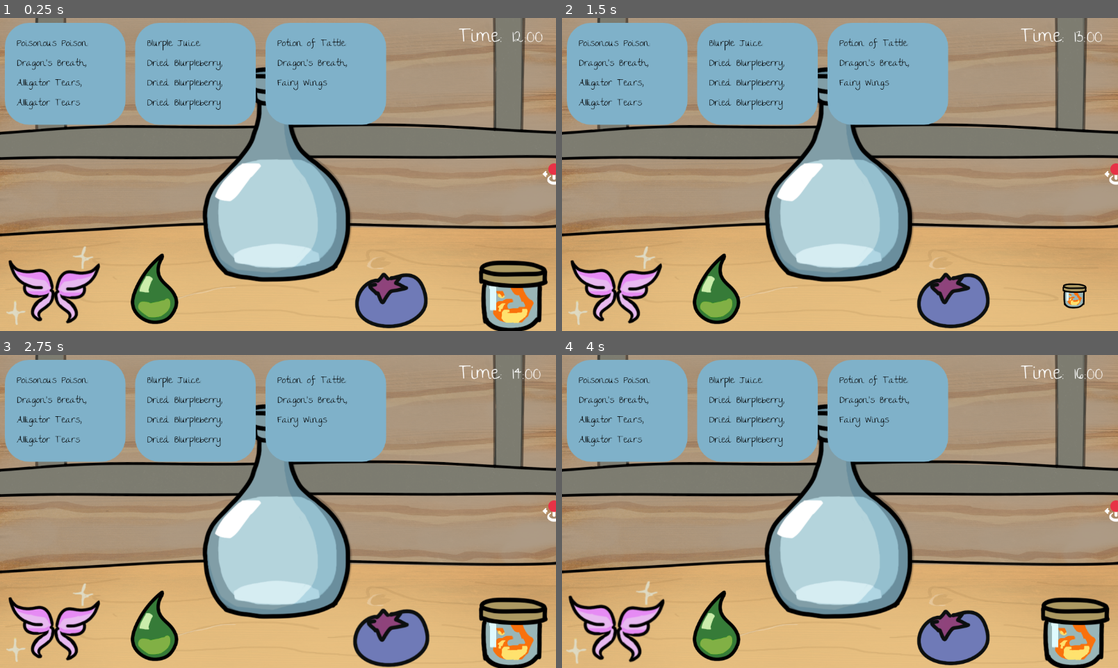
Above: before the commit, frames 1-4 (two rows, left to right).
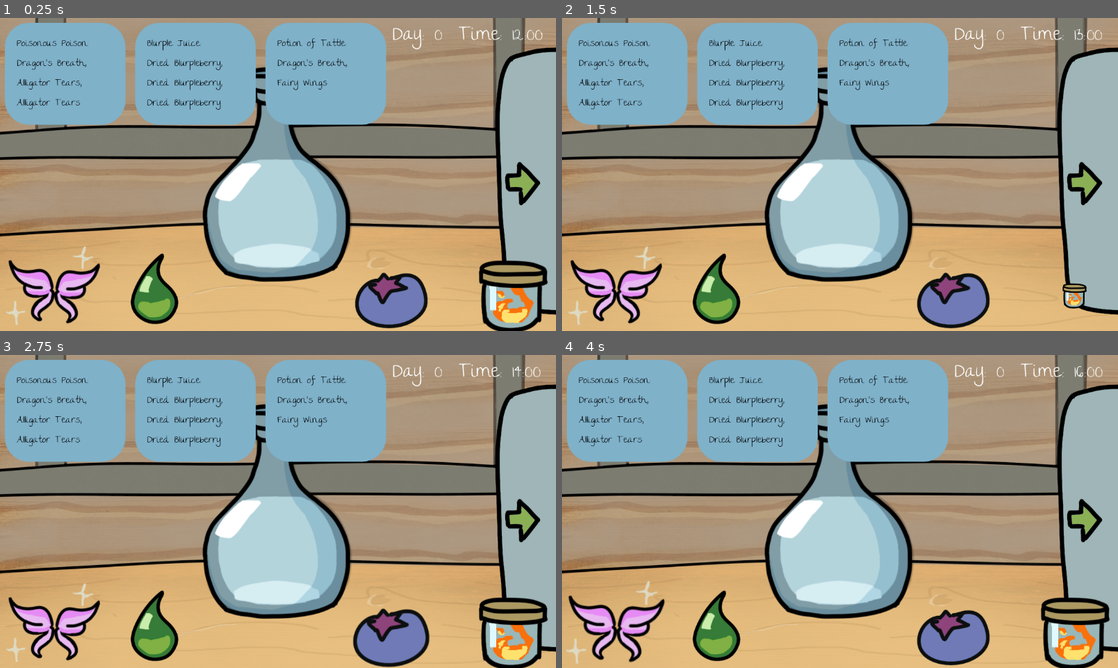
Above: after the commit, the same moments.

Repository: andreaTheCoder/MiniJam207Primal
Game: Godot game, scene res://scenes/shop.tscn
Same seed, same stepped clock (60 frames per second), same inputs: the game is played once before the commit and once after it.
Inputs (mouse positions are in pixels of both pictures, inside the frame that each line leads up to):
- Up to frame 1 (0.25 s): no input
- Up to frame 2 (1.5 s): tap Enter (ui_accept) at 0.5, 0.77, 1.25 s; move the mouse to (840, 212) at 0.52 s; press the mouse at (840, 212) at 0.53 s; move the mouse to (1073, 296) at 1.27 s; release the mouse at (1073, 296) at 1.28 s; click (1073, 296) at 1.35 s
- Up to frame 3 (2.75 s): tap Enter (ui_accept) at 1.52 s; move the mouse to (389, 630) at 2.02 s; press the mouse at (389, 630) at 2.03 s
- Up to frame 4 (4 s): tap Enter (ui_accept) at 2.75, 3.02, 3.5, 3.77 s; move the mouse to (717, 627) at 2.77 s; release the mouse at (717, 627) at 2.78 s; click (717, 627) at 2.85 s; move the mouse to (612, 624) at 3.52 s; press the mouse at (612, 624) at 3.53 s

The runs differ from the first frame. In frame 1, 7.7% of the frame differs, in the area x 70-100%, y 2-95%; in frame 2, 8.5%; in frame 3, 7.7%; in frame 4, 7.7%.

Commit message:
added tray and work on customer text system

Diff:
--- a/other/default.tres
+++ b/other/default.tres
@@ -13,5 +13,6 @@
 default_font = ExtResource("1_w2jdw")
 default_font_size = 20
 Label/colors/font_color = Color(0, 0, 0, 1)
+Label/fonts/font = ExtResource("1_w2jdw")
 PanelContainer/styles/panel = SubResource("StyleBoxFlat_iixvo")
 RichTextLabel/font_sizes/bold_font_size = 16
--- /dev/null
+++ b/scenes/customer_text.gd
@@ -0,0 +1,51 @@
+extends PanelContainer
+
+@onready var customer_text: ColorRect = $Panel/Label
+var customer_thanks = [
+	"Thank you, ",
+	"Thanks, ",
+	"Wowwzas, ",
+	"Yippeee, ",
+	"Awesome, ",
+]
+var customer_potion_prefix = [
+	"this ",
+	"the ",
+	"that ",
+	"your "
+]
+var customer_potion_name = [
+	"potion ",
+	"elixir ",
+	"drink ",
+	"brew ",
+	"concoction ",
+	"mixture "
+]
+var customer_saying = [
+	"will be very useful for my evil plains",
+	"will help my family immensely",
+	"won't be used for any nefarious purpose",
+	"will be used only for good, trust me",
+	"has great potential for destruction",
+	"could not be more fitting for what I've planned"
+]
+var customer_ending = [
+	".",
+	"!",
+	"..."
+]
+# Called when the node enters the scene tree for the first time.
+func _ready() -> void:
+	customer_text.text = ""
+	customer_text.text += ":\n"
+	#makes sure that no extra commas
+	var i = true
+	for ingedient_num in "":
+		if not i:
+			customer_text.text += ", \n"
+		customer_text.text += ""
+		i = false
+# Called every frame. 'delta' is the elapsed time since the previous frame.
+func _process(_delta: float) -> void:
+	pass
--- /dev/null
+++ b/scenes/customer_text.tscn
@@ -0,0 +1,21 @@
+[gd_scene format=3 uid="uid://be1o0ngl5hop0"]
+
+[ext_resource type="Script" uid="uid://b84e7sg443i3i" path="res://scenes/customer_text.gd" id="1_5r0pg"]
+
+[node name="Customer Text" type="PanelContainer" unique_id=480745357]
+self_modulate = Color(0.78203344, 0.51586854, 0.76086634, 1)
+offset_right = 444.0
+offset_bottom = 148.0
+script = ExtResource("1_5r0pg")
+
+[node name="Panel" type="MarginContainer" parent="." unique_id=2130206671]
+layout_mode = 2
+theme_override_constants/margin_left = 25
+theme_override_constants/margin_top = 25
+theme_override_constants/margin_right = 25
+theme_override_constants/margin_bottom = 25
+
+[node name="Label" type="Label" parent="Panel" unique_id=128318875]
+layout_mode = 2
+text = "bluck duck deblugger"
+autowrap_mode = 3
--- /dev/null
+++ b/scenes/news.tscn
@@ -0,0 +1,3 @@
+[gd_scene format=3 uid="uid://32rcwmj8bjge"]
+
+[node name="News" type="Sprite2D" unique_id=1013455888]
--- a/scenes/shop.tscn
+++ b/scenes/shop.tscn
@@ -17,7 +17,7 @@
 texture = ExtResource("5_2fc2m")
 
 [node name="Tray" parent="." unique_id=611555033 instance=ExtResource("3_032fp")]
-position = Vector2(572, -1)
+position = Vector2(649, 24)
 
 [node name="Potion" parent="." unique_id=1206123825 instance=ExtResource("2_xfvoa")]
 scale = Vector2(1, 1)
--- a/scenes/tray.tscn
+++ b/scenes/tray.tscn
@@ -1,17 +1,16 @@
 [gd_scene format=3 uid="uid://c5kyrky6qutu8"]
 
-[ext_resource type="Texture2D" uid="uid://d4jwosxc4mxwa" path="res://stock/input-prompts/Controller Icons/generic_joystick_red_horizontal.svg" id="1_74t8f"]
+[ext_resource type="Texture2D" uid="uid://ddq8m8phmmjw" path="res://art/tray.png" id="1_6bidj"]
 [ext_resource type="Script" uid="uid://dumdpkycipotm" path="res://scripts/tray.gd" id="2_6bidj"]
 
 [sub_resource type="RectangleShape2D" id="RectangleShape2D_jqs7k"]
-size = Vector2(178.5, 460)
+size = Vector2(364, 576)
 
 [node name="Tray" type="Sprite2D" unique_id=611555033]
-texture = ExtResource("1_74t8f")
+texture = ExtResource("1_6bidj")
 script = ExtResource("2_6bidj")
 
 [node name="Area2D" type="Area2D" parent="." unique_id=1892541558]
 
 [node name="CollisionShape2D" type="CollisionShape2D" parent="Area2D" unique_id=245803037]
-position = Vector2(-0.75, 0)
 shape = SubResource("RectangleShape2D_jqs7k")
--- a/scenes/ui.tscn
+++ b/scenes/ui.tscn
@@ -2,6 +2,7 @@
 
 [ext_resource type="PackedScene" uid="uid://cve6201jmyx3d" path="res://scenes/ticket_panel.tscn" id="1_nt7q6"]
 [ext_resource type="Script" uid="uid://bt6e6iikcm33m" path="res://scripts/ui.gd" id="1_x4jx1"]
+[ext_resource type="PackedScene" uid="uid://c16xa3e3pvs63" path="res://scenes/fade.tscn" id="3_yev5y"]
 
 [node name="Ui" type="CanvasLayer" unique_id=340363726]
 script = ExtResource("1_x4jx1")
@@ -45,15 +46,23 @@
 [node name="TicketOrder" parent="MarginContainer/HorizontalTicketContainer" unique_id=926791579 instance=ExtResource("1_nt7q6")]
 layout_mode = 2
 
+[node name="Day Label" type="RichTextLabel" parent="." unique_id=1768498442]
+offset_left = 813.0
+offset_right = 950.0
+offset_bottom = 81.0
+theme_override_font_sizes/normal_font_size = 40
+text = "Day: 0"
+
 [node name="Time Label" type="RichTextLabel" parent="." unique_id=1714952886]
 offset_left = 950.0
-offset_top = 4.0
 offset_right = 1185.0
-offset_bottom = 85.0
+offset_bottom = 81.0
 theme_override_font_sizes/normal_font_size = 40
 text = "Time: 10:00"
 
 [node name="Timer" type="Timer" parent="Time Label" unique_id=350988001]
 autostart = true
 
+[node name="Fade" parent="." unique_id=383164694 instance=ExtResource("3_yev5y")]
+
 [connection signal="timeout" from="Time Label/Timer" to="." method="_on_timer_timeout"]
--- a/scripts/global.gd
+++ b/scripts/global.gd
@@ -11,7 +11,7 @@
 var orders = []
 const POTION_HOME = Vector2(0,0)
 var mouse_dragging_item = null
-var curr_potion = self
+var potion
 func tween_scale(target_scale : Vector2, object, ease_type : Tween.EaseType = Tween.EaseType.EASE_IN, duration : float = .1):
 	'''
 	enter num 0 - 1
--- a/scripts/ingredient.gd
+++ b/scripts/ingredient.gd
@@ -7,7 +7,7 @@
 @export var dragging := false
 @export var leftHome := false
 @export var is_inside_droppable := false
-@export var area_ref : Potion = null
+@export var area_ref = null
 
 # Called when the node enters the scene tree for the first time.
 func _ready() -> void:
@@ -36,6 +36,7 @@
 					print("Potion")
 					print(area_ref.ingredients)
 					area_ref.potion_liquid.show()
+					area_ref.modulate = Color(1.0, 1.0, 1.0, 1.0)
 				Global.mouse_dragging_item = null
 				await Global.tween_scale(Vector2(0,0),self).finished
 				queue_free()
@@ -60,9 +61,6 @@
 func _on_area_2d_area_exited(area: Area2D) -> void:
 	if area.get_parent() is Potion and dragging:
 		is_inside_droppable = false
-		if area_ref.ingredients.size() > 0:
-			area_ref.modulate = Color(0.945, 0.212, 0.251, 1.0)
-		else:
-			area.get_parent().modulate = Color(1.0, 1.0, 1.0, 1.0)
+		area.get_parent().modulate = Color(1.0, 1.0, 1.0, 1.0)
 
 		area_ref.scale = Vector2(1.00, 1.00)
--- a/scripts/potion.gd
+++ b/scripts/potion.gd
@@ -13,6 +13,7 @@
 func _ready() -> void:
 	texture = preload("res://art/Empty Bottle.png")
 	potion_liquid.hide()
+	Global.potion = self
 
 
 # Called every frame. 'delta' is the elapsed time since the previous frame.
@@ -25,8 +26,8 @@
 	else:
 		if Input.is_action_just_released("click"):
 			if is_inside_droppable:
+					potion_liquid.hide()
 					EventBus.potion_submitted.emit(self, ingredients)
-					self.modulate = Color(Color.WHITE, 1)
 			Global.mouse_dragging_item = null
 			dragging = false
 			global_position = Global.POTION_HOME
@@ -44,9 +45,10 @@
 func _on_area_2d_area_entered(area: Area2D) -> void:
 	if area.get_parent() is Tray:
 		is_inside_droppable = true
+		area.get_parent().scale = Vector2(1.05, 1.05)
 		area.get_parent().modulate = Color(Color.GREEN_YELLOW, 1)
 func _on_area_2d_area_exited(area: Area2D) -> void:
 	if area.get_parent() is Tray:
 		is_inside_droppable = false
-		potion_liquid.hide()
+		area.get_parent().scale = Vector2(1.00, 1.00)
 		area.get_parent().modulate = Color(1.0, 1.0, 1.0, 1.0)
--- a/scripts/tray.gd
+++ b/scripts/tray.gd
@@ -17,7 +17,7 @@
 		potionparam.ingredients.clear()
 		return
 	else:
-		var i =0
+		var i = 0
 		for orders in Global.orders:
 			var tempPotionIngredients = orders.potion["ingredients"]
 			var tempIngredients = ingredients.duplicate()
--- a/scripts/ui.gd
+++ b/scripts/ui.gd
@@ -1,12 +1,17 @@
 extends CanvasLayer
 @onready var time_label: RichTextLabel = $"Time Label"
+@onready var day_label: RichTextLabel = $"Day Label"
 const TICKET_PANEL: PackedScene = preload("res://scenes/ticket_panel.tscn")
-const FADE = preload("res://scenes/fade.tscn")
+const NEWS: PackedScene = preload("res://scenes/news.tscn")
+@onready var fade: CanvasLayer = $Fade
 @export var time := 12
+@export var day := 0
+
 # Called when the node enters the scene tree for the first time.
 func _ready() -> void:
 	EventBus.out_of_tickets.connect(_out_of_tickets)
-	set_time(time)
+	set_time()
+	set_day()
 
 func _out_of_tickets():
 	for i in range(3):
@@ -18,15 +23,31 @@
 
 
 func _on_timer_timeout() -> void:
-	if (time < 20):
+	if time < 20:
 		time += 1
-		set_time(time)
+		set_time()
 	else:
-		var fade = FADE.instantiate()
-		add_child(fade)
-		await fade.fade(1, 1.0).finished
-		fade.fade(0, 1.0).finished
-		time = 12
-func set_time(time):
+		a_new_day()
+func set_time():
 	var time_text = "Time: " + str(time) + ":00"
 	time_label.text = time_text
+
+func set_day():
+	var day_text = "Day: " + str(day)
+	day_label.text = day_text
+
+func a_new_day():
+	await fade.fade(1, 1.0).finished
+	if day < 7:
+		time = 12
+		day += 1
+		set_day()
+		for orders in Global.orders:
+			orders.queue_free()
+		Global.orders.clear()
+		Global.potion.ingredients.clear()
+		EventBus.out_of_tickets.emit()
+	else:
+		get_tree().change_scene_to_packed(NEWS)
+		return
+	await fade.fade(0, 1.0).finished
Binary file added: art/tray.png
Not shown, added: art/tray.png.import
Not shown, added: scenes/customer_text.gd.uid
Not shown, changed: .DS_Store
